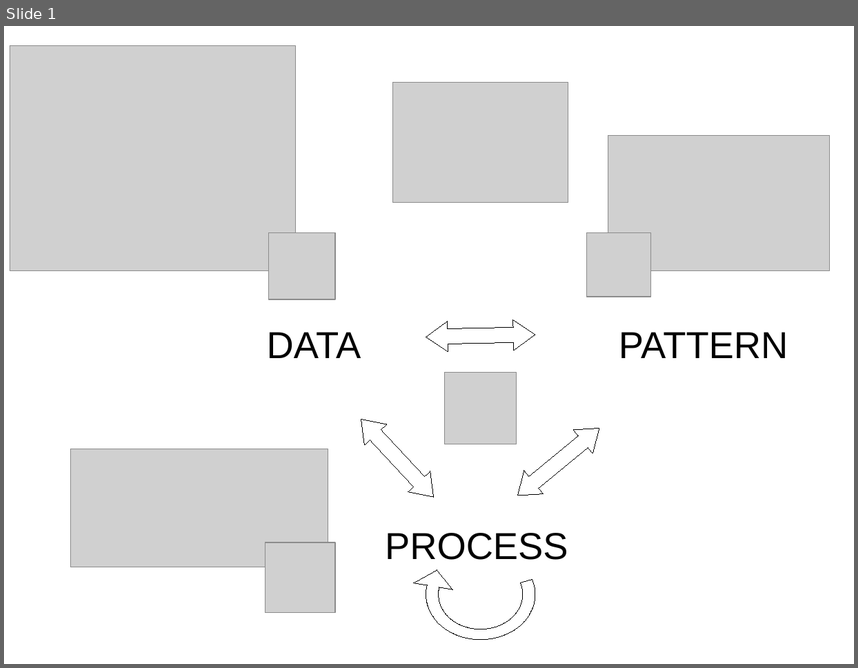
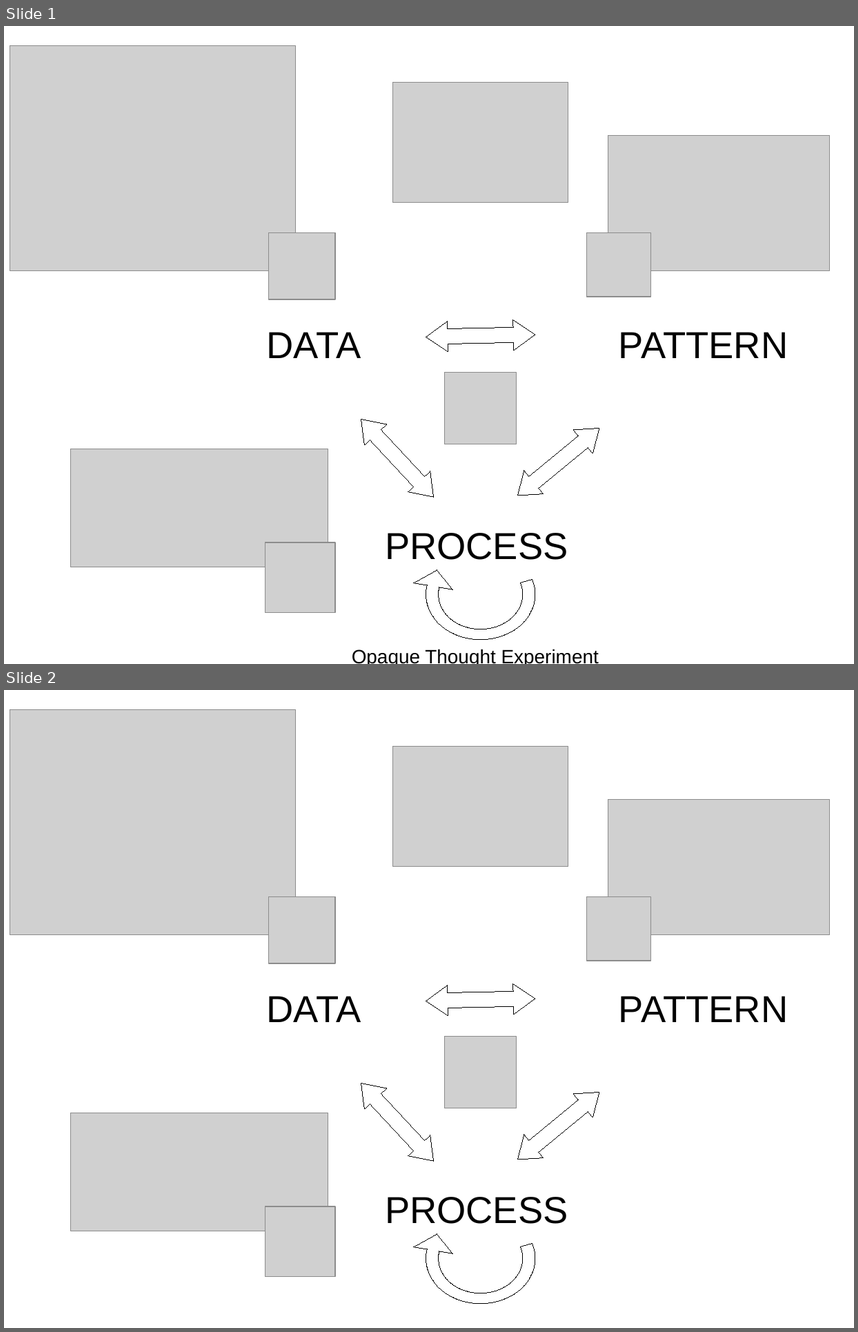
Before and after one commit to simoncarrignon/phd, a slide deck: doc/conferences/201605_MS7/interdsiciplinarity.odp. Shown one above the other, each under a label of ours: slide 1 before the commit, slides 1 and 2 after it. The pictures are 858x668 and 858x1332 pixels, drawn with LibreOffice and Linux fonts; fonts in the diff are those of the drawing; grey boxes stand for pictures. Boxes give left, top, right and bottom in pixels: in the first picture for what was removed or moved away, otherwise in the second. Text is boxed around its words. In the diff, an @@ line names an element or a change of style, - is before the commit and + after.

Commit message:
add one word in a slide for the conf on philosophy of science that I presented

```diff
--- a/doc/conferences/201605_MS7/interdsiciplinarity.odp
+++ b/doc/conferences/201605_MS7/interdsiciplinarity.odp
@@ slide 1 added at bbox=[4, 26, 854, 664], background #FFFFFF @@
@@ picture added at bbox=[10, 46, 296, 270] @@
@@ picture added at bbox=[394, 83, 568, 202] @@
@@ picture added at bbox=[608, 136, 830, 270] @@
@@ picture added at bbox=[268, 233, 336, 300] @@
@@ picture added at bbox=[587, 233, 651, 296] @@
@@ text added at bbox=[267, 332, 361, 358], 35 pt, text #000000 @@
+DATA
@@ up down arrow added at bbox=[426, 319, 535, 352], fill #FFFFFF, outline #000000 0 pt @@
@@ text added at bbox=[619, 332, 788, 358], 35 pt, text #000000 @@
+PATTERN
@@ picture added at bbox=[445, 372, 517, 444] @@
@@ up down arrow added at bbox=[350, 409, 444, 507], fill #FFFFFF, outline #000000 0 pt @@
@@ up down arrow added at bbox=[508, 417, 608, 507], fill #FFFFFF, outline #000000 0 pt @@
@@ picture added at bbox=[71, 449, 328, 567] @@
@@ picture added at bbox=[266, 542, 336, 612] @@
@@ text added at bbox=[385, 532, 568, 559], 35 pt, text #000000 @@
+PROCESS
@@ freeform shape added at bbox=[426, 548, 535, 639], fill #FFFFFF, outline #000000 0 pt @@
@@ text added at bbox=[352, 648, 599, 664], 18 pt, text #000000 @@
+Opaque Thought Experiment
@@ what was slide 1 is now slide 2 @@
```
